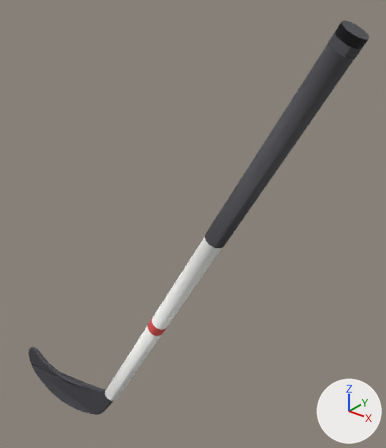
Renders of the OBJ model web/assets/floorball_stick.obj from each side of a commit.
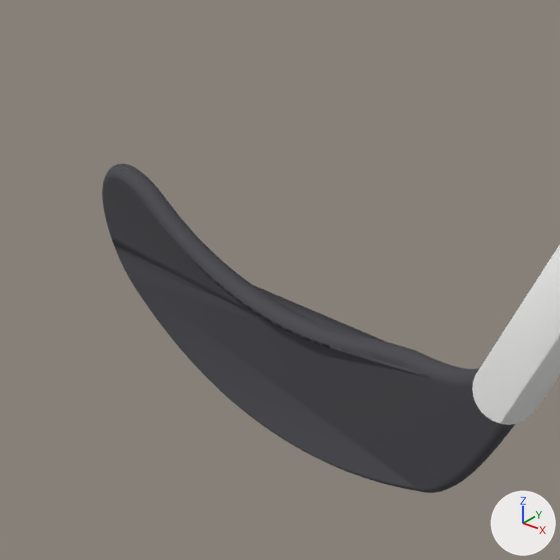
Each version is shown whole from a 50 mm camera at (758.0, -522.0, 853.0) aimed at (268.0, 90.0, 474.0), then close up on the part from 2% to 32% of the width and 70% to 96% of the height. Lighting does not change. The marker at lower right points along +X, +Y and +Z. The older version's two pictures come first. Where no turn or scale is listed for an object, it has been applied to the vertices. Vertices at exactly the same position are counted once.

Objects in the first close-up: 'floorball_stick'.
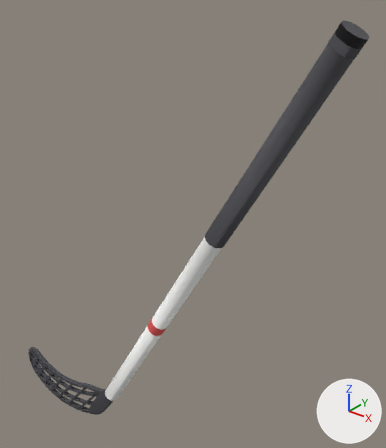
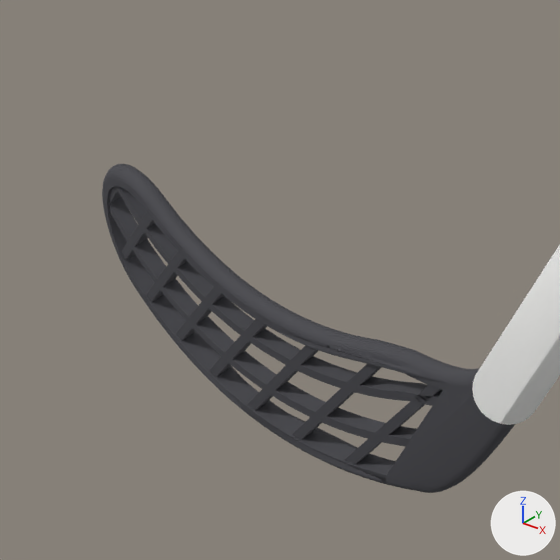
Commit message: Perforate the generated stick blade

Changed parts and their boxes (x1, y1, x2, y2) in the close-ups (560 x 560 px):
part 1 of me_floorball_stick, added: after (105, 185, 499, 488)

The change, as a list of edits to the scene's bpy script:
```text
Change me_floorball_stick:
    used by ob_floorball_stick; location = (0.0, 0.0, 0.0)
    remove me_floorball_stick.from_pydata(...)  # 2515 vertices, 4906 faces; spans x -133.0..553.0, y -15.0..16.0, z 0.0..804.0
    add me_floorball_stick.from_pydata(...)  # 4341 vertices, 8482 faces; spans x -133.0..553.0, y -15.0..16.0, z 0.0..804.0
    me_floorball_stick part 1: 1826 vertices added at x -129.0..105.0, y -14.0..5.0, z 4.0..89.0
```
